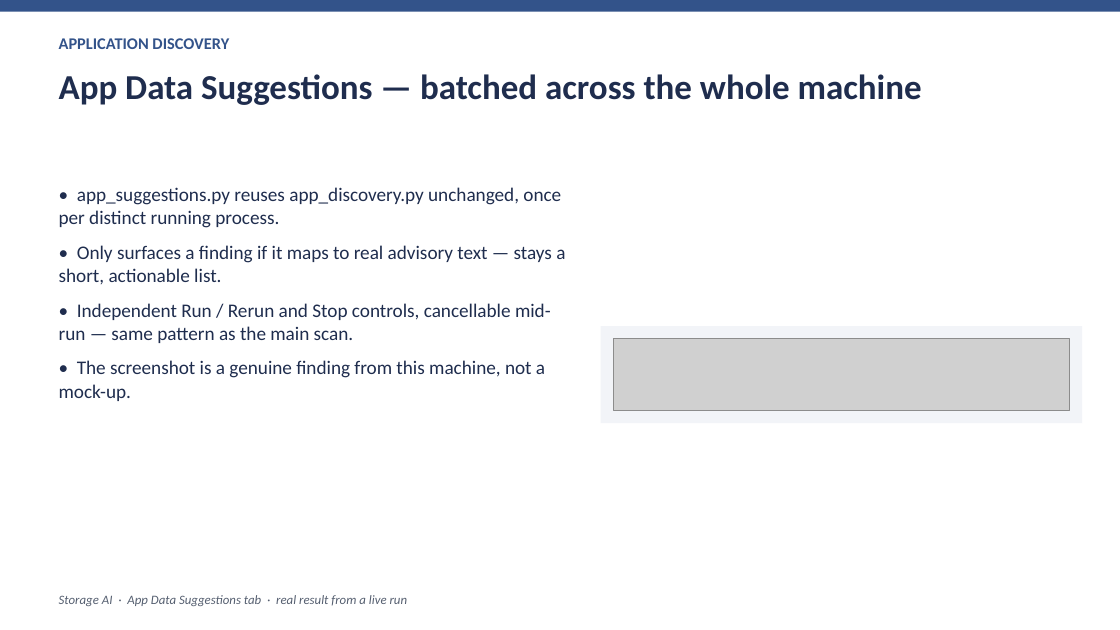
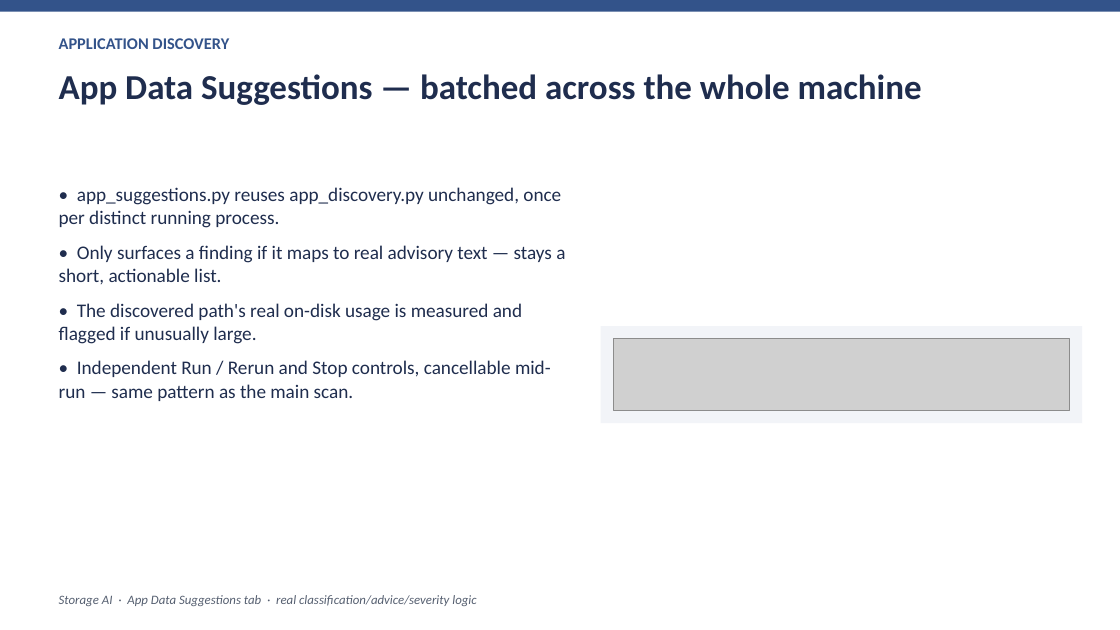
Before and after one commit to paresh-developer/OS_Storage_AI, a slide deck: slide 13 of docs/presentation.pptx. Drawn at 1120x630 pixels with LibreOffice and Linux fonts; fonts in the diff are those of the drawing; grey boxes stand for pictures. Boxes give left, top, right and bottom in pixels: in the first picture for what was removed or moved away, otherwise in the second. Text is boxed around its words. In the diff, an @@ line names an element or a change of style, - is before the commit and + after.

```diff
--- a/docs/presentation.pptx
+++ b/docs/presentation.pptx
@@ text at <box>59,303,522,344</box>: paragraph added @@
+• The discovered path's real on-disk usage is measured and flagged if unusually large.
@@ text at <box>59,360,545,401</box>: paragraph removed @@
-• The screenshot is a genuine finding from this machine, not a mock-up.
@@ text at <box>59,595,476,606</box>: text changed @@
-Storage AI · App Data Suggestions tab · real result from a live run
+Storage AI · App Data Suggestions tab · real classification/advice/severity logic
```
Also in this commit, not shown: 1 slide added, 5 other files.
